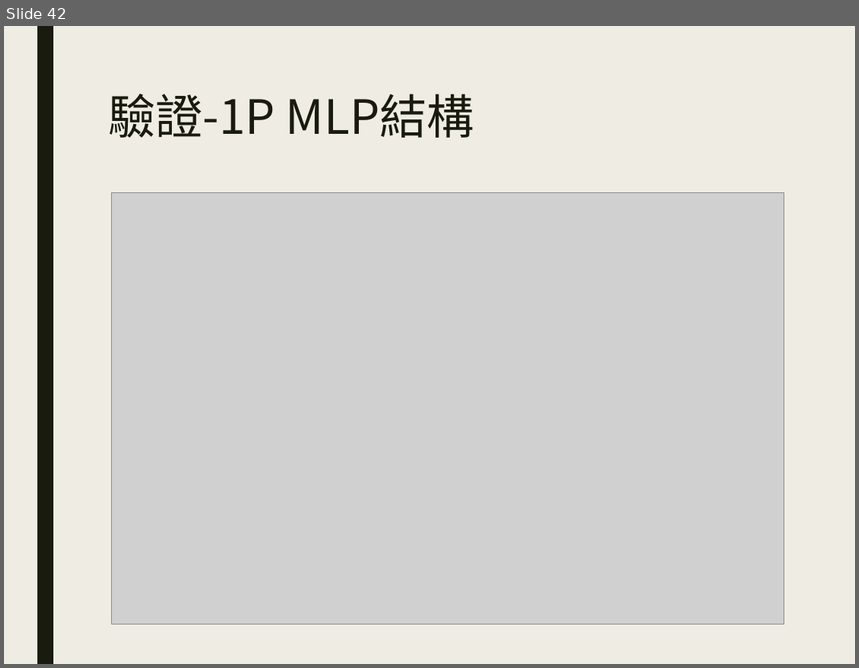
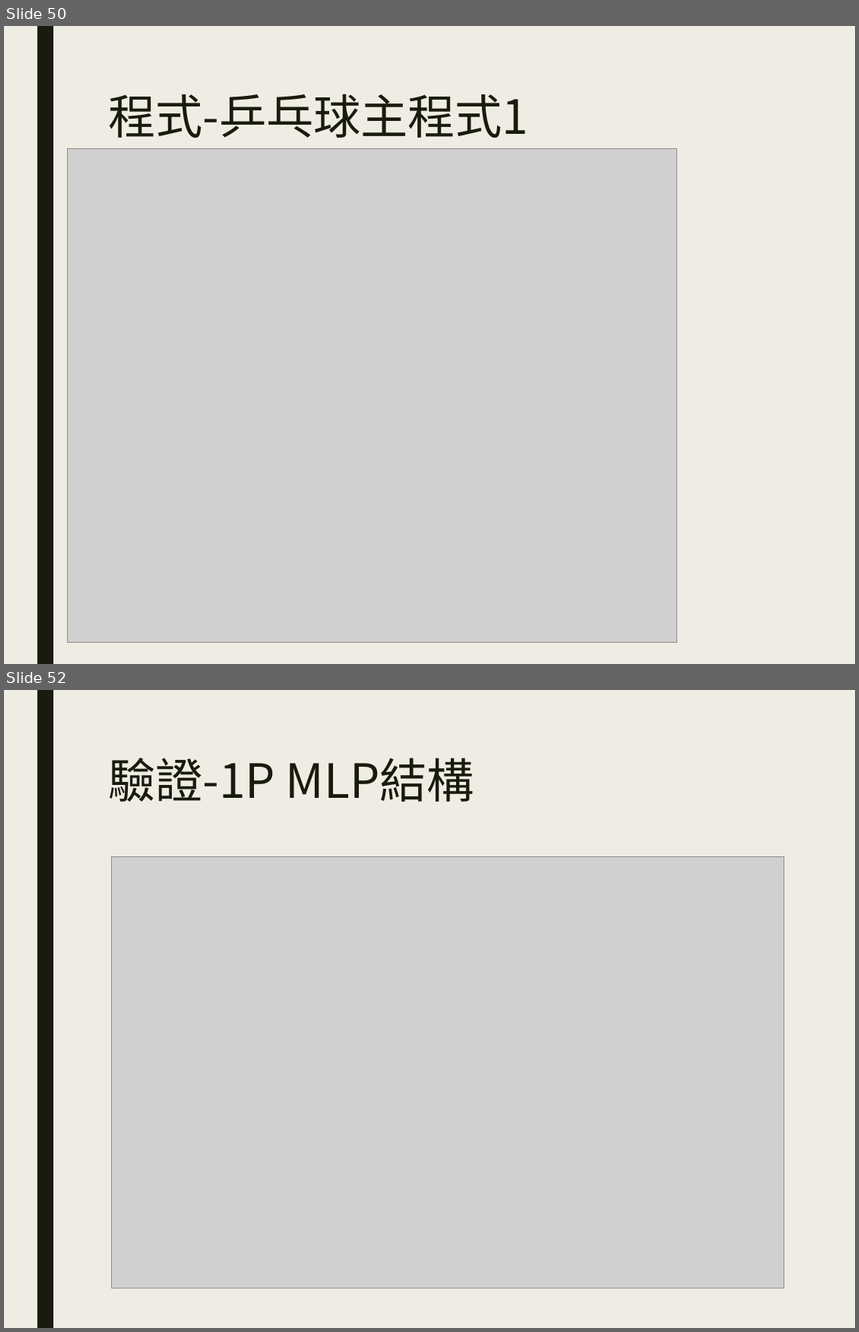
Before and after one commit to BBS86x1023/PingPong-project-management-of-Machine-learning, a slide deck: Report/乒乓球專案管理-林言珀.pptx. Shown one above the other, each under a label of ours: slide 42 before the commit, slides 50 and 52 after it; the slides between them are not shown. The pictures are 859x668 and 859x1332 pixels, drawn with LibreOffice and Linux fonts; fonts in the diff are those of the drawing; grey boxes stand for pictures. Boxes give left, top, right and bottom in pixels: in the first picture for what was removed or moved away, otherwise in the second. Text is boxed around its words. In the diff, an @@ line names an element or a change of style, - is before the commit and + after.

```diff
--- a/Report/乒乓球專案管理-林言珀.pptx
+++ b/Report/乒乓球專案管理-林言珀.pptx
@@ slide 50 added at <box>4,26,855,664</box>, background #EFEDE3; not listed: 1 template element that a slide beside it also shows @@
@@ title added at <box>108,94,528,138</box>, 40 pt, text #191B0E @@
+程式-乒乓球主程式1
@@ picture added at <box>68,148,677,642</box> @@
@@ what was slide 42 is now slide 52 @@
```
Also in this commit, not shown: 2 slides changed, 9 other slides added.
